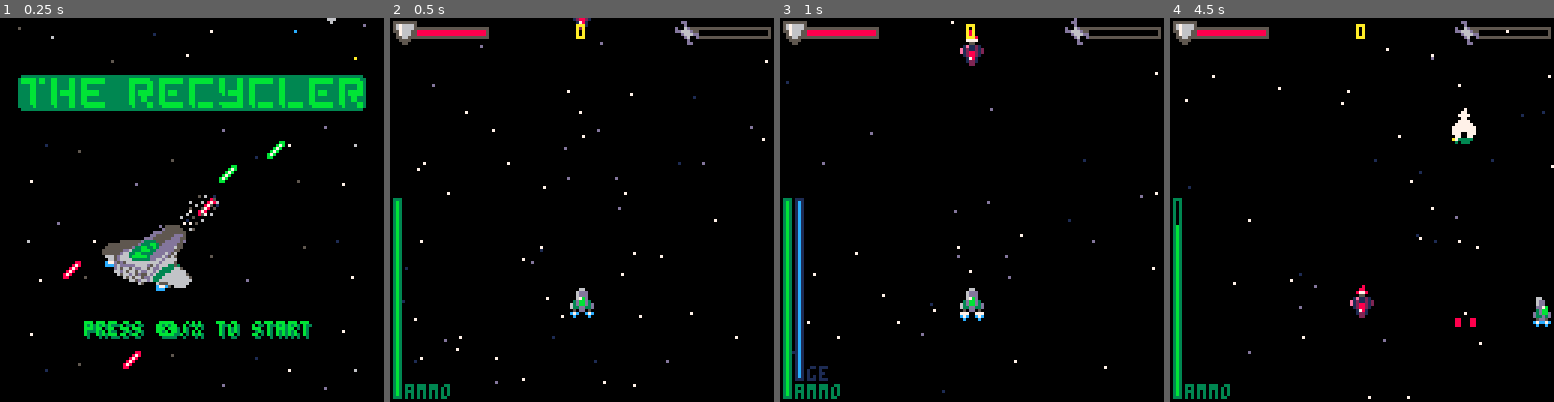
Above: before the commit, frames 1-4 (left to right).
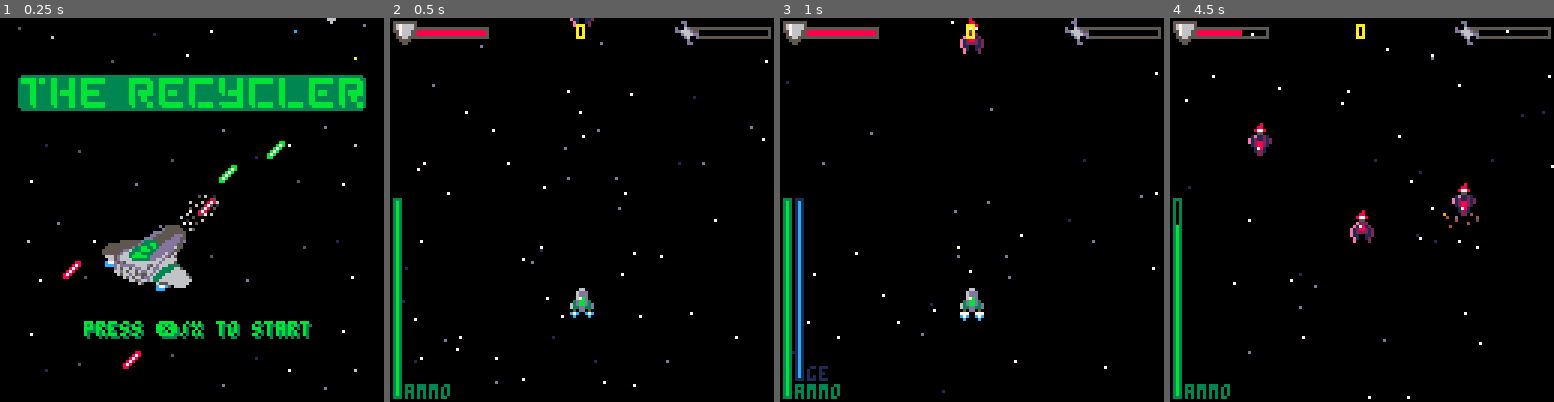
Above: after the commit, the same moments.

Repository: Sreaz0ne/the-recycler-p8
Game: PICO-8 cartridge the_recycler.p8
The game is run twice, just before and just after one commit, with the same random seed, the same clock (stepped at 60 frames per second) and the same inputs.
Inputs:
- Up to frame 1 (0.25 s): no input
- Up to frame 2 (0.5 s): tap X (X key) at 0.33 s
- Up to frame 3 (1 s): tap O (Z key) at 0.7 s
- Up to frame 4 (4.5 s): tap X (X key) at 1.07, 1.85, 2.97, 4.08 s; hold Right 1.6-2.1 s; tap O (Z key) every 0.4 s from 1.7 to 4.1 s; hold Up 2.15-2.42 s; hold Right 2.47-3.03 s; hold Left 3.08-3.58 s; hold Down 3.63-3.97 s; hold Right from 4.02 s (still down)

Frame 1 is identical in both runs. In frame 2, less than 0.1% of the frame differs, in the area x 46-54%, y 0-4%; in frame 3, 0.4%; in frame 4, 2.0%, in the area x 18-100%, y 3-81%.

Commit message:
Some difficulty balance

Diff:
--- a/the_recycler.p8
+++ b/the_recycler.p8
@@ -286,7 +286,7 @@
 		ammo=30,
 		ammomax=30,
 		scraps=0,
-		smax=2,
+		smax=1,
 		gun={
 			{
 				b=get_btype(48),
@@ -444,91 +444,102 @@
 			sprt=nil,
 			gun={}
 	}
-	local r=flr(rnd(100))
-	if r>=0
-	and r<20 then
-		e.speed=0.3
-		e.hp=3+dffclty.e_hp
-		e.sprt=36
-		e.scre=75
-		add(e.gun,{
-			b=get_btype(49),
-			x=3,
-			y=8
-		})
-		add(e.gun,{
-			b=get_btype(56),
-			x=0,
-			y=3
-		})
-		e.gun[2].b.angl=60
-		add(e.gun,{
-			b=get_btype(56),
-			x=1,
-			y=5
-		})
-		e.gun[3].b.angl=30
-		add(e.gun,{
-			b=get_btype(56),
-			x=5,
-			y=3
-		})
-		e.gun[4].b.angl=300
-		add(e.gun,{
-			b=get_btype(56),
-			x=4,
-			y=5
-		})
-		e.gun[5].b.angl=330
-	elseif r>=20
-	and r<40 then
-		e.speed=0.4
-		e.hp=2+dffclty.e_hp
-		e.sprt=32
-		e.scre=25
-		add(e.gun,{
-			b=get_btype(49),
-			x=3,
-			y=8
-		})
-	elseif r>=40
-	and r<65 then
-		e.speed=0.3
-		e.hp=3+dffclty.e_hp
-		e.sprt=33
-		e.scre=50
-		add(e.gun,{
-			b=get_btype(49),
-			x=1,
-			y=8
-		})
-		add(e.gun,{
-			b=get_btype(49),
-			x=6,
-			y=8
-		})
- elseif r>=65
-	and r<85 then
-		e.speed=0.2
-		e.hp=4+dffclty.e_hp
-		e.sprt=34
-		e.scre=100
-		add(e.gun,{
-			b=get_btype(54),
-			x=2,
-			y=8
-		})
-	elseif r>=85
-	and r<100 then
-		e.speed=0.5
-		e.hp=4+dffclty.e_hp
-		e.sprt=35
-		e.scre=200
-		add(e.gun,{
-			b=get_btype(55),
-			x=2,
-			y=0
-		})
+	local e_found=false
+	while e_found==false do
+		local r=flr(rnd(100))
+		if r>=0
+		and r<20
+		and dffclty_lvl >= 2 then
+			e_found=true
+			e.speed=0.3
+			e.hp=3+dffclty.e_hp
+			e.sprt=36
+			e.scre=75
+			add(e.gun,{
+				b=get_btype(49),
+				x=3,
+				y=8
+			})
+			add(e.gun,{
+				b=get_btype(56),
+				x=0,
+				y=3
+			})
+			e.gun[2].b.angl=60
+			add(e.gun,{
+				b=get_btype(56),
+				x=1,
+				y=5
+			})
+			e.gun[3].b.angl=30
+			add(e.gun,{
+				b=get_btype(56),
+				x=5,
+				y=3
+			})
+			e.gun[4].b.angl=300
+			add(e.gun,{
+				b=get_btype(56),
+				x=4,
+				y=5
+			})
+			e.gun[5].b.angl=330
+		elseif r>=20
+		and r<40 then
+			e_found=true
+			e.speed=0.4
+			e.hp=2+dffclty.e_hp
+			e.sprt=32
+			e.scre=25
+			add(e.gun,{
+				b=get_btype(49),
+				x=3,
+				y=8
+			})
+		elseif r>=40
+		and r<65 then
+			e_found=true
+			e.speed=0.3
+			e.hp=3+dffclty.e_hp
+			e.sprt=33
+			e.scre=50
+			add(e.gun,{
+				b=get_btype(49),
+				x=1,
+				y=8
+			})
+			add(e.gun,{
+				b=get_btype(49),
+				x=6,
+				y=8
+			})
+	 elseif r>=65
+		and r<85
+		and dffclty_lvl >= 1 then
+			e_found=true
+			e.speed=0.2
+			e.hp=5+dffclty.e_hp
+			e.sprt=34
+			e.scre=100
+			add(e.gun,{
+				b=get_btype(54),
+				x=2,
+				y=8
+			})
+		elseif r>=85
+		and r<100
+		and dffclty_lvl >= 4 then
+			e_found=true
+			e.speed=0.5
+			e.hp=3+dffclty.e_hp
+			e.sprt=35
+			e.scre=200
+			add(e.gun,{
+				b=get_btype(55),
+				x=2,
+				y=0
+			})
+		end
 	end
 	return e
 end
@@ -1329,7 +1340,9 @@
 	plyr.scraps=0
 	plyr.timetoshoot=11
 	plyr.smax=plyr.smax+scraptoaddonmax
-	scraptoaddonmax+=scraptoaddonmax
+	local s_to_add=flr(scraptoaddonmax/2)
+	if (s_to_add==0) s_to_add=1
+	scraptoaddonmax+=s_to_add
 
 	hastochooseupgd=0
 	up1=nil
@@ -1354,6 +1367,7 @@
 		e_hp=0,
 		e_dmg=0
 	}
+	dffclty_lvl=0
 	dsfx=false
 end
 
@@ -1456,6 +1470,8 @@
 		dfflty_msg="ENEMIES ARE STRONGER"
 		dffclty.e_dmg+=1
 	end
+
+	dffclty_lvl+=1
 
 	need_drw_dffclty=true
 	need_increase_dffclty=false
